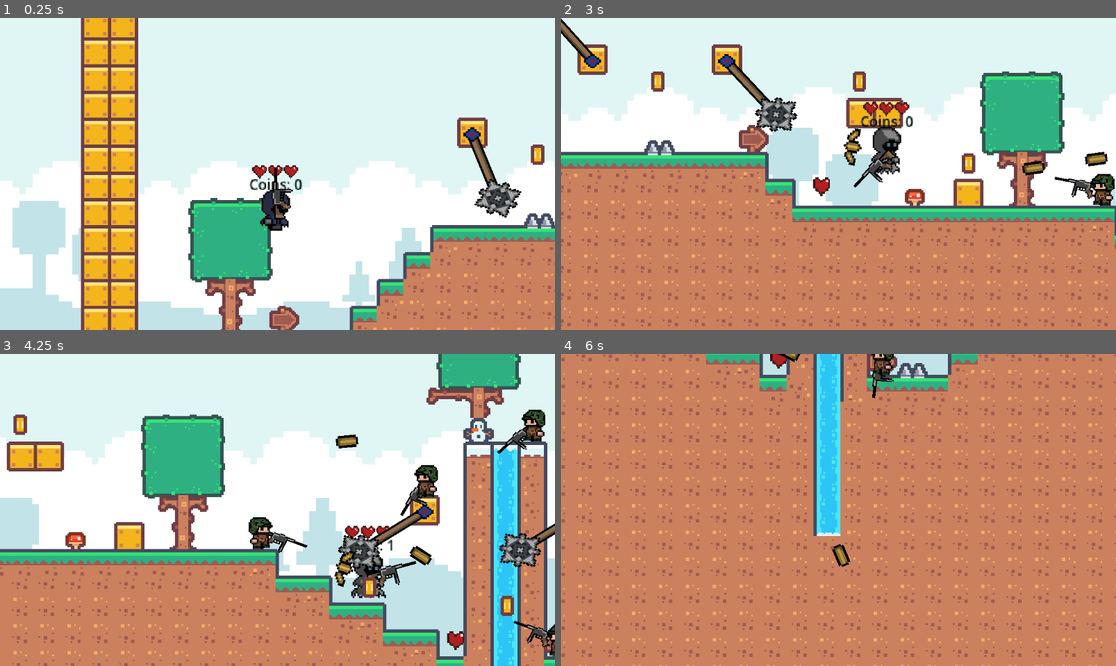
Above: before the commit, frames 1-4 (two rows, left to right).
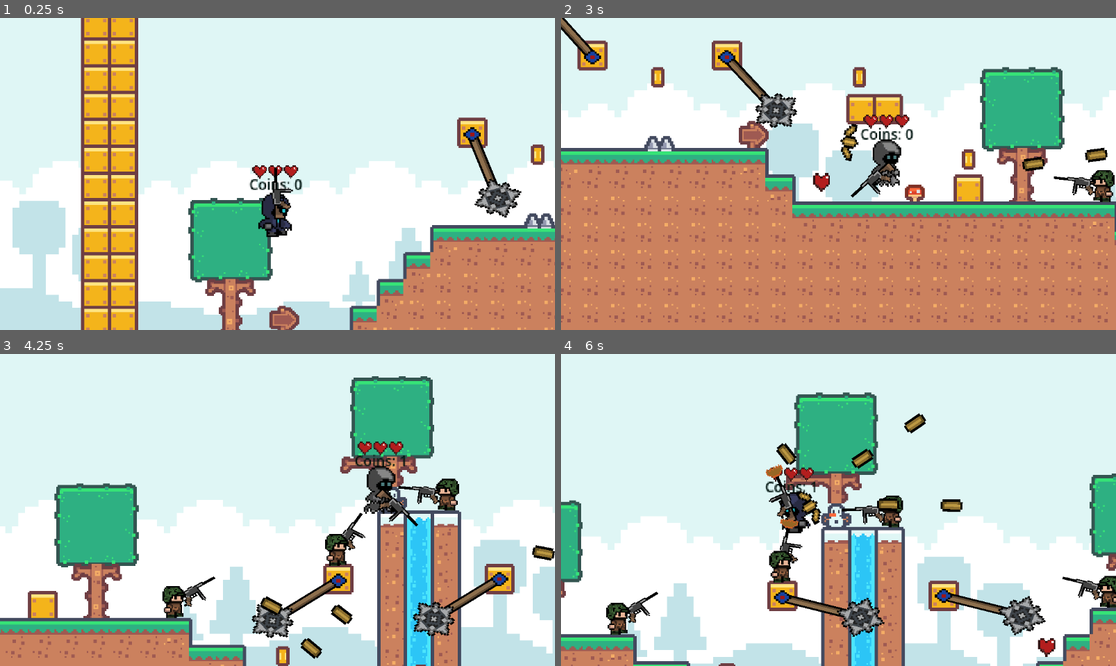
Above: after the commit, the same moments.

Repository: Mark-0909/Echo-Soul-Saver
Game: Godot game, scene res://main.tscn
The game is run twice, just before and just after one commit, with the same random seed, the same clock (stepped at 60 frames per second) and the same inputs.
Inputs (mouse positions are in pixels of both pictures, inside the frame that each line leads up to):
- Up to frame 1 (0.25 s): no input
- Up to frame 2 (3 s): move the mouse to (960, 158) at 0.52 s; hold Right (right) 0.53-2.03 s; tap Space (jump) at 0.6, 0.77, 1.07, 1.52, 1.55, 1.82, 2.3, 2.85 s; move the mouse to (727, 189) at 1.27 s; click (727, 189) at 1.35 s; move the mouse to (894, 105) at 2.02 s; hold A (left) 2.03-2.78 s; tap E (transform) at 2.1 s; move the mouse to (810, 236) at 2.77 s; hold Right (right) from 2.78 s (still down)
- Up to frame 3 (4.25 s): keep holding Right (right); tap Space (jump) at 3.02, 3.32, 3.77, 3.8, 4.07 s; move the mouse to (444, 556) at 3.52 s; click (444, 556) at 3.6 s
- Up to frame 4 (6 s): move the mouse to (672, 463) at 4.27 s; release Right (right) at 4.28 s; hold A (left) 4.28-5.03 s; tap E (transform) at 4.35 s; tap Space (jump) at 4.52, 4.55, 4.82, 5.1 s; move the mouse to (866, 510) at 5.02 s; hold Right (right) 5.03-5.78 s; move the mouse to (755, 432) at 5.77 s; hold A (left) from 5.78 s (still down); click (755, 432) at 5.85 s

The runs differ from the first frame. In frame 1, 0.3% of the frame differs, in the area x 46-53%, y 55-71%; in frame 2, 19%; in frame 3, 71%; in frame 4, 96%, in the area x 0-100%, y 0-100%.

Commit message:
flying effects

Diff:
--- a/project.godot
+++ b/project.godot
@@ -46,6 +46,12 @@
 "events": [Object(InputEventKey,"resource_local_to_scene":false,"resource_name":"","device":-1,"window_id":0,"alt_press …(192 unchanged characters)…
 ]
 }
+down={
+"deadzone": 0.5,
+"events": [Object(InputEventKey,"resource_local_to_scene":false,"resource_name":"","device":-1,"window_id":0,"alt_pressed":false,"shift_pressed":false,"ctrl_pressed":false,"meta_pressed":false,"pressed":false,"keycode":0,"physical_keycode":83,"key_label":0,"unicode":115,"location":0,"echo":false,"script":null)
+, Object(InputEventKey,"resource_local_to_scene":false,"resource_name":"","device":-1,"window_id":0,"alt_pressed":false,"shift_pressed":false,"ctrl_pressed":false,"meta_pressed":false,"pressed":false,"keycode":0,"physical_keycode":4194322,"key_label":0,"unicode":0,"location":0,"echo":false,"script":null)
+]
+}
 
 [rendering]
 
--- a/script/player.gd
+++ b/script/player.gd
@@ -15,51 +15,54 @@
 	if is_transforming:
 		return  # skip movement during transformation
 
-	if not is_on_floor():
+	# Apply gravity only when not ghost
+	if not is_ghost and not is_on_floor():
 		velocity += get_gravity() * delta
+	elif is_ghost:
+		velocity.y = 0  # reset vertical velocity for full control
 
-	if Input.is_action_just_pressed("jump") and is_on_floor():
+	# Handle jump (only if not ghost)
+	if Input.is_action_just_pressed("jump") and is_on_floor() and not is_ghost:
 		velocity.y = JUMP_VELOCITY
 
-	var direction := Input.get_axis("left", "right")
+	var direction_x := Input.get_axis("left", "right")
+	var direction_y: float = Input.get_axis("jump", "down") if is_ghost else 0.0
 
-	if is_on_floor():
-		if velocity.x == 0:
-			if is_ghost:
-				$AnimatedSprite2D.play("ghostidle")
-			else:
-				$AnimatedSprite2D.play("idle")
-		elif velocity.x != 0:
 
-			if is_ghost:
-				$AnimatedSprite2D.play("ghostidle")
-			else:
-				$AnimatedSprite2D.play("walk")
+
+	# Animations
+	if direction_x == 0 and direction_y == 0:
+		$AnimatedSprite2D.play("ghostidle" if is_ghost else "idle")
 	else:
 		if is_ghost:
-			$AnimatedSprite2D.play("ghostidle")
+			$AnimatedSprite2D.play("ghostwalk")
+		elif is_on_floor():
+			$AnimatedSprite2D.play("walk")
 		else:
 			$AnimatedSprite2D.play("jump")
 
-
+	# Flip sprite horizontally
 	var mouse_x = get_global_mouse_position().x
 	var player_x = global_position.x
-
-	if abs(direction) > 0:
-		$AnimatedSprite2D.flip_h = direction > 0
+	if abs(direction_x) > 0:
+		$AnimatedSprite2D.flip_h = direction_x > 0
 	else:
 		$AnimatedSprite2D.flip_h = mouse_x > player_x
 
-	if direction:
-		velocity.x = direction * SPEED
+	# Apply movement
+	if is_ghost:
+		velocity.x = direction_x * SPEED
+		velocity.y = direction_y * SPEED
 	else:
-		velocity.x = move_toward(velocity.x, 0, SPEED)
+		# regular player mode
+		velocity.x = direction_x * SPEED if direction_x else move_toward(velocity.x, 0, SPEED)
 
 	# Handle transform input
 	if Input.is_action_just_pressed("transform") and not is_transforming:
 		await start_transform()
 
 	move_and_slide()
+
 
 # -- TRANSFORMATION LOGIC --
 func start_transform() -> void:
